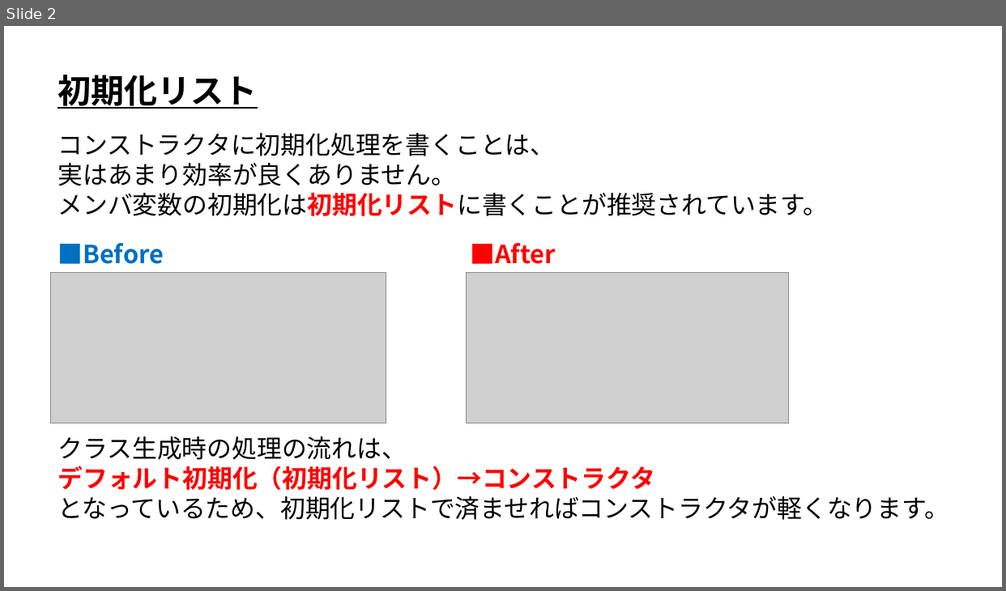
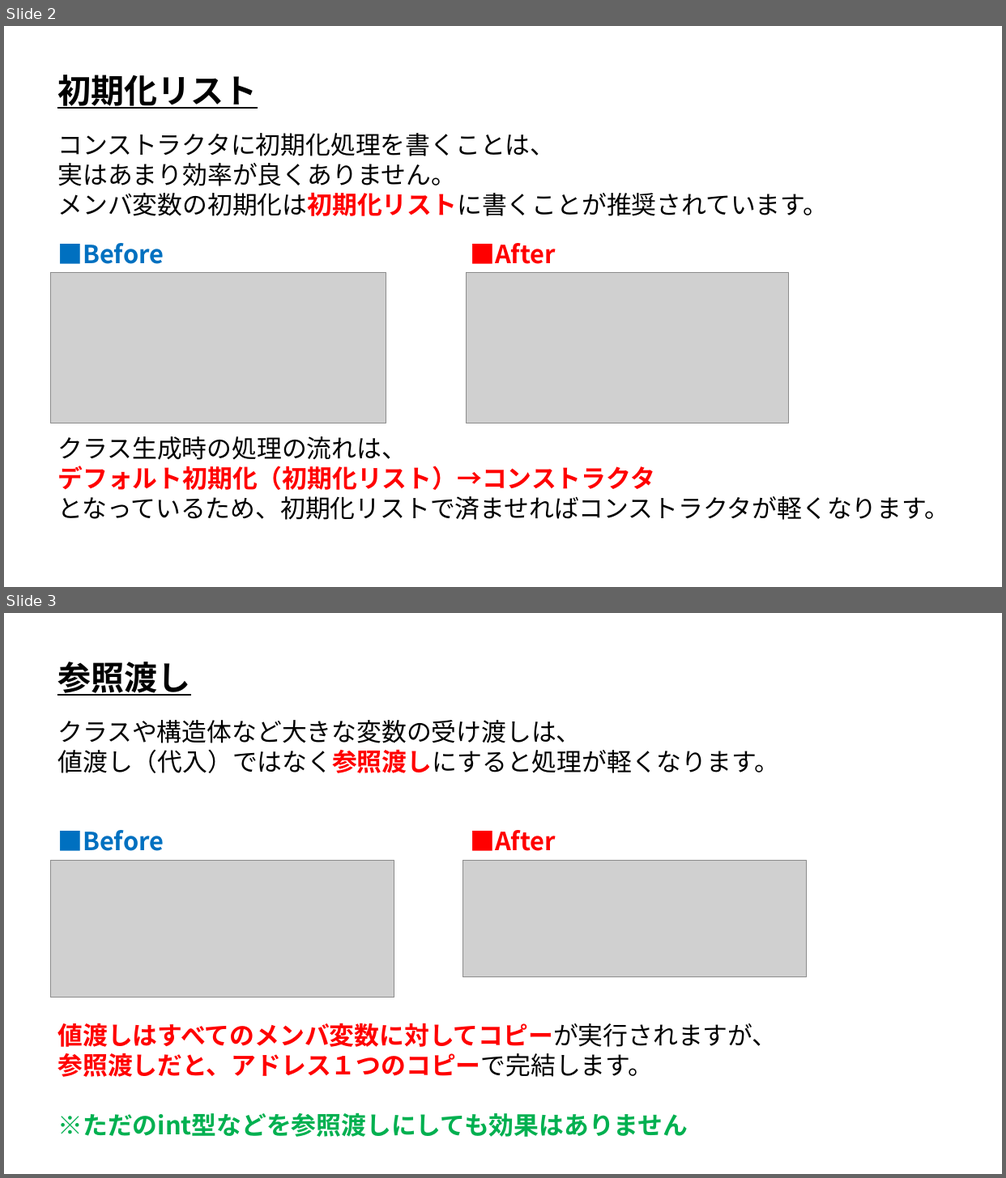
Before and after one commit to ArakiYusuke-Ohara/Textbook, a slide deck: ゲーム科2年/01_後期/キャリアデザインⅢ/コードの質を上げる.pptx. Shown one above the other, each under a label of ours: slide 2 before the commit, slides 2 and 3 after it. The pictures are 1006x591 and 1006x1178 pixels, drawn with LibreOffice and Linux fonts; fonts in the diff are those of the drawing; grey boxes stand for pictures. Boxes give left, top, right and bottom in pixels: in the first picture for what was removed or moved away, otherwise in the second. Text is boxed around its words. In the diff, an @@ line names an element or a change of style, - is before the commit and + after.

```diff
--- a/ゲーム科2年/01_後期/キャリアデザインⅢ/コードの質を上げる.pptx
+++ b/ゲーム科2年/01_後期/キャリアデザインⅢ/コードの質を上げる.pptx
@@ slide 3 added at (x1=4, y1=613, x2=1002, y2=1174), background #FFFFFF @@
@@ text added at (x1=57, y1=662, x2=190, y2=696), 32 pt, text #000000, bold, underline @@
+参照渡し
@@ text added at (x1=57, y1=720, x2=778, y2=773), 24 pt, text #000000 @@
+クラスや構造体など大きな変数の受け渡しは、
+値渡し（代入）ではなく参照渡しにすると処理が軽くなります。
@@ text added at (x1=57, y1=830, x2=164, y2=851), 24 pt, text #0070C0, bold @@
+■Before
@@ text added at (x1=470, y1=830, x2=555, y2=851), 24 pt, text #FF0000, bold @@
+■After
@@ picture added at (x1=50, y1=860, x2=394, y2=998) @@
@@ picture added at (x1=463, y1=860, x2=808, y2=977) @@
@@ text added at (x1=57, y1=1023, x2=777, y2=1137), 24 pt, text #FF0000, bold @@
+値渡しはすべてのメンバ変数に対してコピーが実行されますが、
+参照渡しだと、アドレス１つのコピーで完結します。
+※ただのint型などを参照渡しにしても効果はありません
```
Also in this commit, not shown: 1 slide changed, 4 other slides added.
